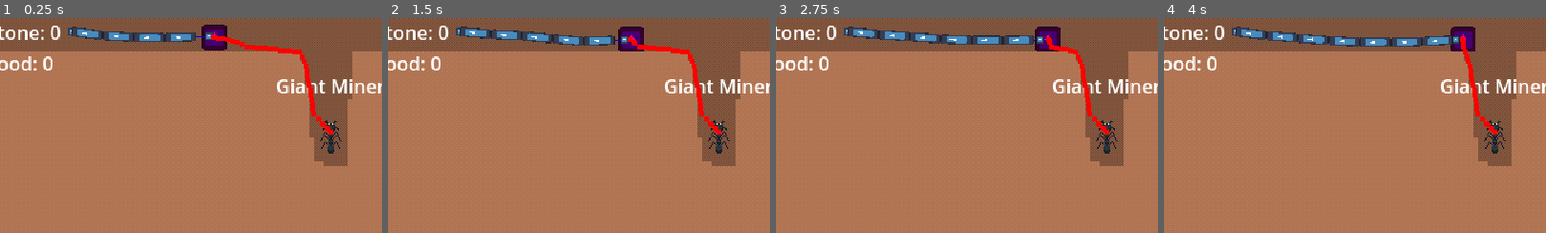
Above: before the commit, frames 1-4 (left to right).
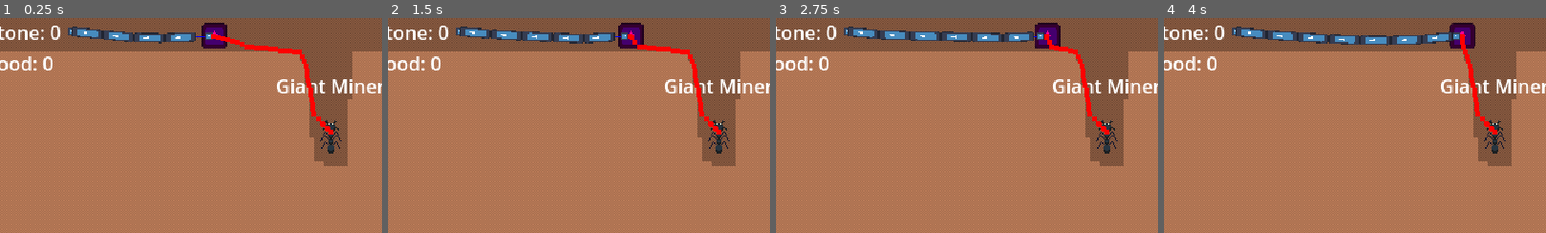
Above: after the commit, the same moments.

Repository: AlbieGray/LD57
Game: Godot game, scene res://Scenes/Game.tscn
The game is run twice, just before and just after one commit, with the same random seed, the same clock (stepped at 60 frames per second) and the same inputs. The engine's default icon, where the game draws it, is replaced by a stand-in: a white triangle on a blue panel in a dark square.
Inputs:
- Up to frame 1 (0.25 s): no input
- Up to frame 2 (1.5 s): click "make new ant" at 0.5 s; click "make new ant" at 1.25 s
- Up to frame 3 (2.75 s): click "Make a room" at 2 s
- Up to frame 4 (4 s): click "Make a room" at 2.75 s; click "make new ant" at 3.5 s
The pictures show only the part of the screen within x 2-52%, y 0-50%; the shares and areas given below are measured in that part.

The runs differ from the first frame. In frame 1, 0.5% of the frame differs, in the area x 18-60%, y 2-16%; in frame 2, 1.2%; in frame 3, 1.7%; in frame 4, 2.0%, in the area x 18-82%, y 2-16%.

Commit message:
Feat: increased tongue thickness

Diff:
--- a/Scenes/rope/tongue.tscn
+++ b/Scenes/rope/tongue.tscn
@@ -4,6 +4,7 @@
 [ext_resource type="Script" uid="uid://cm2g15r5haq5q" path="res://Scripts/tongue.gd" id="1_xy2nq"]
 
 [sub_resource type="CircleShape2D" id="CircleShape2D_i0wcl"]
+radius = 13.0
 
 [node name="Tongue" type="CharacterBody2D" node_paths=PackedStringArray("player")]
 collision_layer = 3
--- a/Scenes/rope/tongue_chain.tscn
+++ b/Scenes/rope/tongue_chain.tscn
@@ -4,7 +4,7 @@
 [ext_resource type="Texture2D" uid="uid://bhm5cbnlvkisa" path="res://icon.svg" id="2_fsc12"]
 
 [sub_resource type="CapsuleShape2D" id="CapsuleShape2D_bgnh3"]
-radius = 3.0
+radius = 8.0
 height = 26.0
 
 [node name="tongueChain" type="RigidBody2D"]
--- a/Scripts/rope.gd
+++ b/Scripts/rope.gd
@@ -47,7 +47,7 @@
 func shrink_rope(end: Vector2):
 	var last_chain = rope_parts[-1]
 	var new_dist = last_chain.global_position.distance_to(end)
-	if(new_dist <= piece_length/2 and rope_parts.size() != 1):
+	if(new_dist <= rope_close_tolerance and rope_parts.size() != 1):
 		var popped = rope_parts.pop_back()
 		ropeEnd.global_position = popped.global_position
 		popped.queue_free()
--- a/Scripts/tongue.gd
+++ b/Scripts/tongue.gd
@@ -29,5 +29,4 @@
 
 func _on_timer_timeout():
 	retreat = !retreat
-	print("retreat")
 	pass
